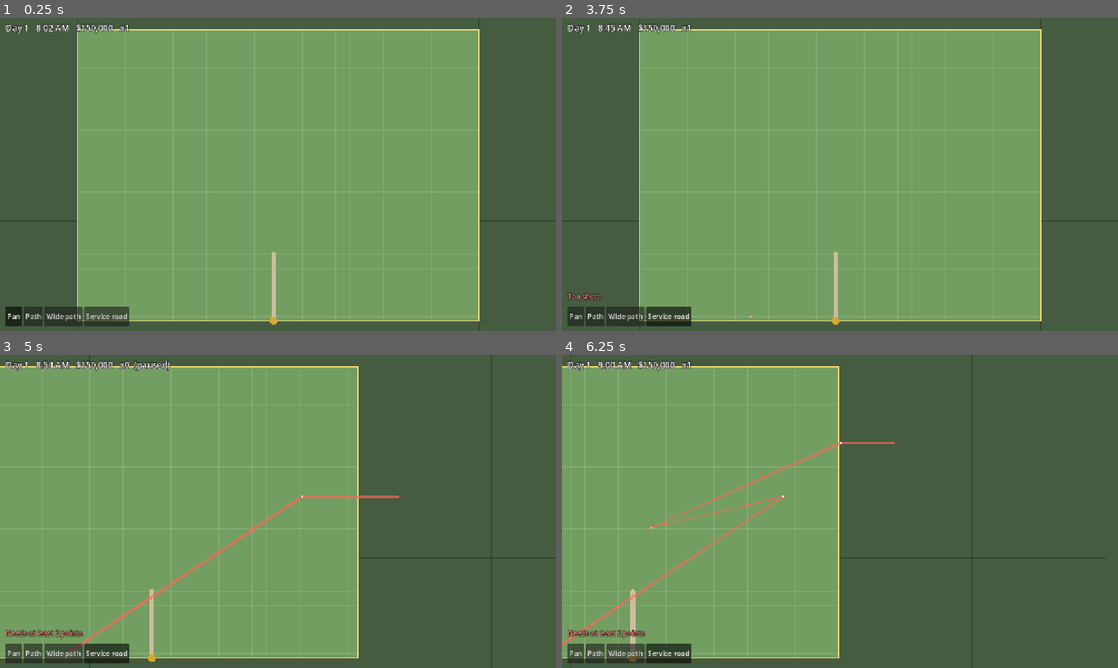
Above: before the commit, frames 1-4 (two rows, left to right).
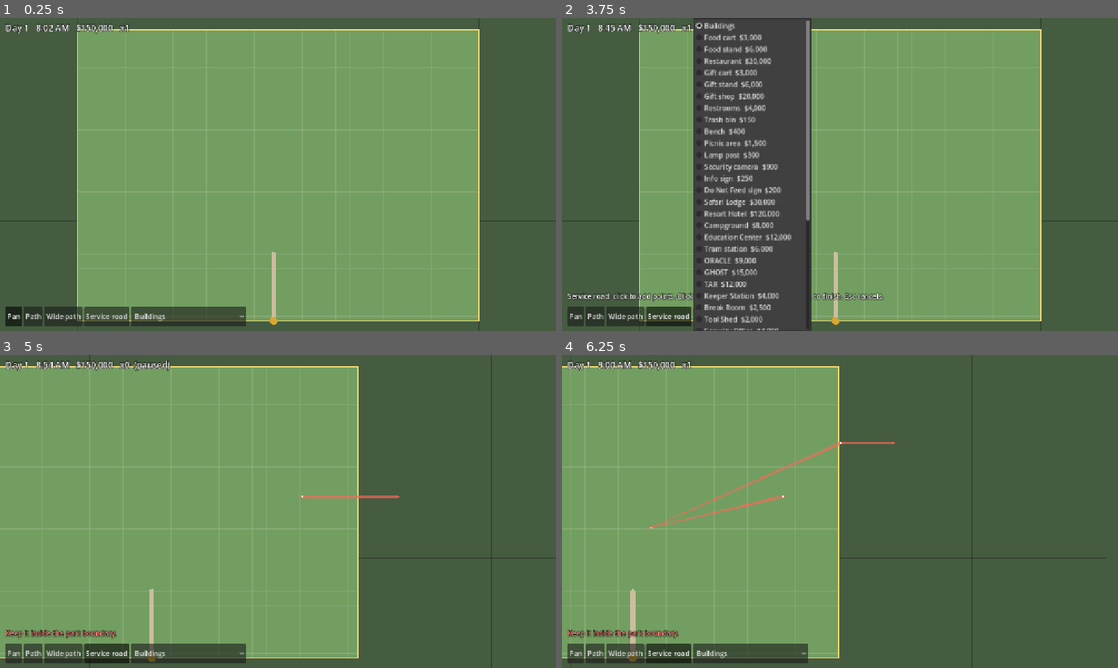
Above: after the commit, the same moments.

Repository: craigheadwilliamj-design/genesis-game
Game: Godot game, scene res://scenes/main.tscn
The game is run twice, just before and just after one commit, with the same random seed, the same clock (stepped at 60 frames per second) and the same inputs.
Inputs (mouse positions are in pixels of both pictures, inside the frame that each line leads up to):
- Up to frame 1 (0.25 s): no input
- Up to frame 2 (3.75 s): click "Pan" at 0.5 s; click "Path" at 1.25 s; click "Wide path" at 2 s; click "Service road" at 2.75 s; click (751, 315) at 3.5 s, where only the run after the commit has a clickable "Buildings"
- Up to frame 3 (5 s): tap Enter at 4.25 s; move the mouse to (400, 495) at 4.27 s; hold Right (ui_right) from 4.28 s (still down); tap R at 4.35 s; click (400, 495) at 4.42 s; tap Space at 4.52 s
- Up to frame 4 (6.25 s): release Right (ui_right) at 5 s; drag from (728, 527) to (812, 574) at 5.02 s; tap Space at 5.75 s; move the mouse to (895, 442) at 5.77 s; hold Right (ui_right) from 5.78 s (still down); hold Alt from 5.78 s (still down); click (895, 442) at 5.92 s; tap R at 6.05 s

The runs differ from the first frame. In frame 1, 1.3% of the frame differs, in the area x 23-45%, y 92-99%; in frame 2, 22%, in the area x 0-58%, y 0-100%; in frame 3, 2.1%; in frame 4, 2.0%.

Commit message:
Add building tool: dropdown, path-facing placement with rotation, overlap and lock checks
Co-Authored-By: Claude Sonnet 5.5 <noreply@anthropic.com>
Claude-Session: https://claude.ai/code/session_01FJmFTiGKry6Sr4oJD48E8P

Diff:
--- a/godot/scripts/main.gd
+++ b/godot/scripts/main.gd
@@ -21,6 +21,11 @@
 var draw_snaps: Array = []      # what each corner snapped to (null for open ground)
 var hover: Dictionary = {}      # the snapped point under the mouse while a draw tool is active
 var toast_until := 0
+var build_opt: OptionButton
+var build_ids: Array = []       # building ids in the dropdown, after its heading
+var build_type := ""
+var rot := 0                    # turns of 45 degrees for the building being placed
+var ghost: Dictionary = {}      # where the building would go under the mouse
 
 func _ready() -> void:
 	sim = SimCore.new()
@@ -40,7 +45,7 @@
 	bar.set_anchors_preset(Control.PRESET_BOTTOM_LEFT)
 	bar.offset_left = 12
 	bar.offset_top = -56
-	bar.offset_right = 520
+	bar.offset_right = 760
 	bar.offset_bottom = -12
 	var group := ButtonGroup.new()
 	for t in TOOLS:
@@ -53,6 +58,15 @@
 		b.add_to_group("tool_buttons")
 		b.pressed.connect(_set_tool.bind(t))
 		bar.add_child(b)
+	build_opt = OptionButton.new()
+	build_opt.focus_mode = Control.FOCUS_NONE
+	build_opt.add_item("Buildings")
+	var defs: Dictionary = GameData.get_const("BUILDINGS")
+	for id in sim.building_types():
+		build_ids.append(id)
+		build_opt.add_item("%s  %s" % [defs[id]["label"], sim.money_text(int(defs[id]["price"]))])
+	build_opt.item_selected.connect(_pick_building)
+	bar.add_child(build_opt)
 	sim.changed.connect(_refresh_hud)
 	sim.layout_changed.connect(queue_redraw)
 	_refresh_hud()
@@ -71,8 +85,23 @@
 	draw_pts.clear()
 	draw_snaps.clear()
 	hover = {}
-	_set_status("" if t == "pan" else "%s: click to add points. Click the last point again, or press Enter, to finish. Esc cancels." % TOOLS[t])
+	ghost = {}
+	build_opt.select(0)
+	_set_status("" if t == "pan" or t == "build" else "%s: click to add points. Click the last point again, or press Enter, to finish. Esc cancels." % TOOLS[t])
 	queue_redraw()
+
+func _pick_building(index: int) -> void:
+	if index == 0:
+		_set_tool("pan")
+		_select_button("pan")
+		return
+	var keep := index
+	_set_tool("build")
+	build_opt.select(keep)
+	build_type = build_ids[keep - 1]
+	for b in get_tree().get_nodes_in_group("tool_buttons"):
+		b.button_pressed = false
+	_set_status("R turns it. Click to build. Esc cancels.")
 
 func _path_type() -> String:
 	return "" if tool == "path" else tool
@@ -91,7 +120,12 @@
 	dir.y += float(Input.is_key_pressed(KEY_S)) - float(Input.is_key_pressed(KEY_W))
 	if dir != Vector2.ZERO:
 		cam.position += dir.limit_length(1.0) * PAN_KEYS_SPEED * delta / cam.zoom.x
-	if tool != "pan":
+	if tool == "build":
+		var m := get_global_mouse_position()
+		ghost = sim.building_spot(build_type, m.x, m.y, rot)
+		_ghost_status()
+		queue_redraw()
+	elif tool != "pan":
 		hover = snap_at(get_global_mouse_position(), Input.is_key_pressed(KEY_ALT))
 		_preview_status()
 		queue_redraw()
@@ -117,6 +151,29 @@
 		_set_status(problem, true)
 	else:
 		_set_status("%s, %d m: %s. Click the last point again to build." % [TOOLS[tool], int(Geo.line_length(pts)), sim.money_text(sim.path_cost(pts, type))])
+
+func _ghost_status() -> void:
+	if Time.get_ticks_msec() < toast_until or ghost.is_empty():
+		return
+	if not ghost["ok"]:
+		_set_status(ghost["why"], true)
+	else:
+		var note := "" if ghost["has_path"] else " No path nearby, so it won't work until one reaches it."
+		_set_status("%s. Click to build.%s" % [sim.money_text(ghost["price"]), note])
+
+func _build_tap() -> void:
+	if ghost.is_empty():
+		return
+	var m := get_global_mouse_position()
+	var label: String = sim.building_def(build_type)["label"]
+	var problem := sim.place_building(build_type, m.x, m.y, rot)
+	if problem != "":
+		_set_status(problem, true, 2500)
+	else:
+		_set_status("Built %s for %s." % [label.to_lower(), sim.money_text(int(sim.building_def(build_type)["price"]))], false, 2500)
+		if sim.building_def(build_type).get("unique", false):
+			_set_tool("pan")
+			_select_button("pan")
 
 # ---------- snapping (snapAt in map.js) ----------
 # Nearest corner, entrance or path to the point, so a new path really joins what it starts on. Alt skips snapping.
@@ -195,6 +252,8 @@
 		var mb := event as InputEventMouseButton
 		if mb.pressed and (mb.button_index == MOUSE_BUTTON_WHEEL_UP or mb.button_index == MOUSE_BUTTON_WHEEL_DOWN):
 			_zoom_at(1.15 if mb.button_index == MOUSE_BUTTON_WHEEL_UP else 1.0 / 1.15)
+		elif mb.button_index == MOUSE_BUTTON_LEFT and mb.pressed and tool == "build":
+			_build_tap()
 		elif mb.button_index == MOUSE_BUTTON_LEFT and mb.pressed and tool != "pan":
 			_draw_tap()
 		elif mb.button_index == MOUSE_BUTTON_MIDDLE or mb.button_index == MOUSE_BUTTON_RIGHT:
@@ -207,6 +266,9 @@
 			KEY_1: speed = 1
 			KEY_2: speed = 2
 			KEY_3: speed = 3
+			KEY_R:
+				if tool == "build":
+					rot = (rot + 1) % 8
 			KEY_ENTER, KEY_KP_ENTER:
 				if tool != "pan" and not draw_pts.is_empty():
 					_finish_draw()
@@ -216,7 +278,7 @@
 					draw_snaps.pop_back()
 					queue_redraw()
 			KEY_ESCAPE:
-				if draw_pts.is_empty():
+				if tool == "build" or draw_pts.is_empty():
 					_set_tool("pan")
 					_select_button("pan")
 				else:
@@ -228,6 +290,7 @@
 func _select_button(t: String) -> void:
 	for b in get_tree().get_nodes_in_group("tool_buttons"):
 		b.button_pressed = b.text == TOOLS[t]
+	build_opt.select(0)
 
 # Zoom keeping the point under the mouse where it is
 func _zoom_at(factor: float) -> void:
@@ -265,6 +328,10 @@
 				_draw_path(p["points"], sim.half_width(type), PATH_COLORS[type])
 	var g: Array = sim.state["gate"]
 	draw_circle(Vector2(g[0], g[1]), 4.0, Color(0.85, 0.65, 0.2))
+	for b in sim.state["buildings"]:
+		_draw_building(b["points"], sim.building_def(b["type"]), 1.0, false)
+	if tool == "build" and not ghost.is_empty():
+		_draw_building(ghost["pts"], sim.building_def(build_type), 0.6, true, ghost["ok"])
 	# the path being drawn
 	if tool != "pan":
 		var pts := _preview_pts()
@@ -284,3 +351,24 @@
 		draw_circle(Vector2(q[0], q[1]), half, color)   # round joints and ends
 	if line.size() >= 2:
 		draw_polyline(line, color, half * 2.0)
+
+# A building: its footprint in the type's color with its letter on top. The ghost is tinted green or red.
+func _draw_building(pts: Array, def: Dictionary, alpha: float, is_ghost: bool, ok := true) -> void:
+	var poly := PackedVector2Array()
+	for q in pts:
+		poly.append(Vector2(q[0], q[1]))
+	var fill := Color.html(def.get("color", "#888888"))
+	if is_ghost:
+		fill = fill.lerp(Color(0.4, 1, 0.4) if ok else Color(1, 0.35, 0.3), 0.55)
+	fill.a = alpha
+	draw_colored_polygon(poly, fill)
+	var outline := poly.duplicate()
+	outline.append(poly[0])
+	draw_polyline(outline, Color(0, 0, 0, 0.6 * alpha), 0.4)
+	var c: Array = Geo.centroid(pts)
+	var font := ThemeDB.fallback_font
+	var glyph: String = def.get("glyph", "?")
+	draw_set_transform(Vector2(c[0], c[1]), 0.0, Vector2(0.15, 0.15))
+	var sz := font.get_string_size(glyph, HORIZONTAL_ALIGNMENT_LEFT, -1, 40)
+	draw_string(font, Vector2(-sz.x / 2.0, sz.y * 0.3), glyph, HORIZONTAL_ALIGNMENT_LEFT, -1, 40, Color(1, 1, 1, alpha))
+	draw_set_transform_matrix(Transform2D.IDENTITY)
--- a/godot/scripts/sim.gd
+++ b/godot/scripts/sim.gd
@@ -8,6 +8,7 @@
 const UID_CHARS := "0123456789abcdefghijklmnopqrstuvwxyz"
 # the home plot (PARK_PLOT in sim.js). Land for sale comes later.
 const HOME_PLOT := Rect2(0, 0, 420, 305)
+const SNAP_REACH := 6.0   # meters past a path's edge where a new building still snaps to it
 
 signal changed
 signal layout_changed   # something was built or removed: redraw the map
@@ -44,6 +45,7 @@
 		"buildings": [],
 		"today": fresh_ledger(),
 		"history": [],
+		"science": {"tech": ["bars"]},   # ORACLE tech researched (freshScience in sim.js has much more)
 		"goalsDone": [],
 		"over": false,
 	}
@@ -199,3 +201,139 @@
 		changed.emit()
 		return true
 	return false
+
+# ---------- buildings ----------
+# Everything with a footprint that isn't an exhibit. Vivariums and viewing platforms have their own tools, so they're left out.
+
+func has_tech(id: String) -> bool:
+	return id in state["science"]["tech"]
+
+func has_dept(type: String) -> bool:
+	for b in state["buildings"]:
+		if b["type"] == type:
+			return true
+	return false
+
+func last_guests() -> int:
+	var h: Array = state["history"]
+	return int(h[-1].get("guests", 0)) if not h.is_empty() else 0
+
+func building_def(type: String) -> Dictionary:
+	return GameData.get_const("BUILDINGS")[type]
+
+# Placeable on the map with the building tool
+func building_types() -> Array:
+	var out := []
+	for id in GameData.get_const("BUILDINGS"):
+		var t: Dictionary = building_def(id)
+		if not t.has("viv") and id != "platform":
+			out.append(id)
+	return out
+
+# Why this kind of building is locked right now (not about where it goes), or ""
+func building_locked(type: String) -> String:
+	var t := building_def(type)
+	if t.get("unique", false) and has_dept(type):
+		return "You already have %s. There's one per park." % t["label"]
+	if t.has("tech") and not has_tech(t["tech"]):
+		var label := str(t["tech"])
+		for x in GameData.get_const("TECH"):
+			if x["id"] == t["tech"]:
+				label = x["label"]
+		return "Research %s at ORACLE first." % label.to_lower()
+	if t.has("needsDept") and not has_dept(t["needsDept"]):
+		return "Build %s first." % building_def(t["needsDept"])["label"]
+	if t.has("minRating") and state["rating"] < float(t["minRating"]):
+		return "Your park needs %d stars first." % int(t["minRating"])
+	if t.has("minGuests") and last_guests() < int(t["minGuests"]):
+		return "Your park needs %d guests a day first. Yesterday had %d." % [int(t["minGuests"]), last_guests()]
+	return ""
+
+# Where a building would go if the pointer is at (px, py), and whether it can be built there (placeGhost in map.js).
+# Guest buildings face the nearest footpath and sit beside it; props (bins, benches, lamps) sit on it.
+# Returns {pts, x, y, angle, ok, why, has_path, price}. rot is turns of 45 degrees.
+func building_spot(type: String, px: float, py: float, rot: int) -> Dictionary:
+	var t := building_def(type)
+	var w: float = t["w"]
+	var d: float = t["d"]
+	var on_path: bool = t.get("onPath", false)
+	var best := {}
+	# guest buildings face footpaths; backstage departments can face service roads too
+	for q in state["paths"]:
+		var qt: String = q.get("type", "")
+		if qt == "tram":
+			continue
+		if qt == "service" and not t.get("dept", false):
+			continue
+		if t.get("serviceOnly", false) and qt != "service":
+			continue
+		var pts: Array = q["points"]
+		for i in range(1, pts.size()):
+			var r := Geo.seg_proj(px, py, pts[i - 1], pts[i])
+			var reach: float = (30.0 + d / 2.0) if on_path else (half_width(qt) + d / 2.0 + SNAP_REACH)
+			if r["d"] < reach and (best.is_empty() or r["d"] < best["d"]):
+				best = {"x": r["x"], "y": r["y"], "d": r["d"], "a": pts[i - 1], "b": pts[i], "hw": half_width(qt)}
+	var x := px
+	var y := py
+	var angle := 0.0
+	var why := building_locked(type)
+	var ra := rot * PI / 4.0
+	if not best.is_empty():
+		var dx: float = best["b"][0] - best["a"][0]
+		var dy: float = best["b"][1] - best["a"][1]
+		var l := sqrt(dx * dx + dy * dy)
+		if l == 0.0:
+			l = 1.0
+		var nx := -dy / l
+		var ny := dx / l
+		# it goes on the side of the path you point at
+		var side := 1.0 if ((px - best["x"]) * nx + (py - best["y"]) * ny) >= 0.0 else -1.0
+		var dn := absf(w * sin(ra)) + absf(d * cos(ra))   # how deep it is across the path once turned
+		var hw: float = best["hw"]
+		var off := maxf(0.0, hw - dn / 2.0 - 0.1) if on_path else (dn / 2.0 + hw + 0.5)
+		# a fence right at the path edge: slide in until the prop clears it
+		if on_path:
+			while off > 0.0 and _hits_exhibit(Geo.rect_pts(best["x"] + nx * side * off, best["y"] + ny * side * off, w, d, atan2(dy, dx) + ra)):
+				off = maxf(0.0, off - 0.1)
+		x = best["x"] + nx * side * off
+		y = best["y"] + ny * side * off
+		angle = atan2(dy, dx)
+	elif on_path and why == "":
+		why = "Move it next to a path."
+	angle += ra
+	var fp := Geo.rect_pts(x, y, w, d, angle)
+	if why == "" and not inside_plot(fp):
+		why = "Keep it inside the park boundary."
+	if why == "" and _hits_exhibit(fp):
+		why = "It overlaps an exhibit."
+	if why == "":
+		for b in state["buildings"]:
+			if Geo.shapes_overlap(fp, b["points"]):
+				why = "It overlaps another building."
+				break
+	if why == "" and not on_path:
+		for q in state["paths"]:
+			if Geo.line_enters_shape(q["points"], fp):
+				why = "It sits on a path."
+				break
+	var price := int(t["price"])
+	if why == "" and not can_afford(price):
+		why = "Costs %s. You have %s." % [money_text(price), money_text(int(state["money"]))]
+	return {"pts": fp, "x": x, "y": y, "angle": angle, "ok": why == "", "why": why, "has_path": not best.is_empty(), "price": price}
+
+func _hits_exhibit(fp: Array) -> bool:
+	for e in state["exhibits"]:
+		if Geo.shapes_overlap(fp, e["points"]):
+			return true
+	return false
+
+# Build it at the spot under the pointer. Returns "" or the reason it failed.
+func place_building(type: String, px: float, py: float, rot: int) -> String:
+	var spot := building_spot(type, px, py, rot)
+	if not spot["ok"]:
+		return spot["why"]
+	spend(spot["price"], "built")
+	state["buildings"].append({"id": uid("b-"), "type": type, "points": spot["pts"], "day": state["day"]})
+	layout_changed.emit()
+	changed.emit()
+	return ""
--- a/godot/tests/smoke.gd
+++ b/godot/tests/smoke.gd
@@ -25,6 +25,7 @@
 	check("save round trip", other.load_game("user://smoke_save.json") and other.state["day"] == 2)
 	geometry_parity()
 	path_tests()
+	building_tests()
 	quit(1 if fails > 0 else 0)
 
 # geometry.gd must give the same answers as js/geometry.js (cases made by tools/geometry_cases.js)
@@ -100,3 +101,20 @@
 	check("junction added to the path it lands on", sim.state["paths"][0]["points"].size() == 3 and sim.state["paths"][2]["type"] == "service")
 	sim.state["money"] = 10
 	check("can't afford", sim.add_path([[0, 0], [100, 0]], "", [null, null]).begins_with("Costs $1,500."))
+
+func building_tests() -> void:
+	var sim := SimCore.new()
+	# a restroom pointed at the main walk snaps beside it: 2.5 m half width + 0.5 + half its 6 m depth
+	var spot: Dictionary = sim.building_spot("restroom", 215.0, 270.0, 0)
+	check("restroom snaps beside the path", spot["ok"] and spot["has_path"] and absf(spot["x"] - 211.0) < 1e-6 and absf(spot["y"] - 270.0) < 1e-6)
+	check("restroom far from paths is fine", sim.building_spot("restroom", 50.0, 50.0, 0)["ok"])
+	check("restroom far from paths has no path", not sim.building_spot("restroom", 50.0, 50.0, 0)["has_path"])
+	check("bin needs a path", sim.building_spot("bin", 50.0, 50.0, 0)["why"] == "Move it next to a path.")
+	check("outside the plot", sim.building_spot("restroom", 2.0, 2.0, 0)["why"] == "Keep it inside the park boundary.")
+	var m0: int = sim.state["money"]
+	check("place restroom", sim.place_building("restroom", 215.0, 270.0, 0) == "" and sim.state["buildings"].size() == 1 and m0 - sim.state["money"] == 4000)
+	check("no overlapping buildings", sim.place_building("restroom", 215.0, 272.0, 0) == "It overlaps another building.")
+	check("restaurant needs 2 stars", sim.building_spot("restaurant", 195.0, 270.0, 0)["why"] == "Your park needs 2 stars first.")
+	check("tram station needs tech", sim.building_spot("tramstop", 195.0, 270.0, 0)["why"].begins_with("Research"))
+	check("oracle is one per park", sim.place_building("oracle", 195.0, 270.0, 0) == "" and sim.building_spot("oracle", 195.0, 150.0, 0)["why"] == "You already have ORACLE. There's one per park.")
+	check("greenhouse needs CERES", sim.building_spot("greenhouse", 195.0, 270.0, 0)["why"] == "Build CERES first.")
